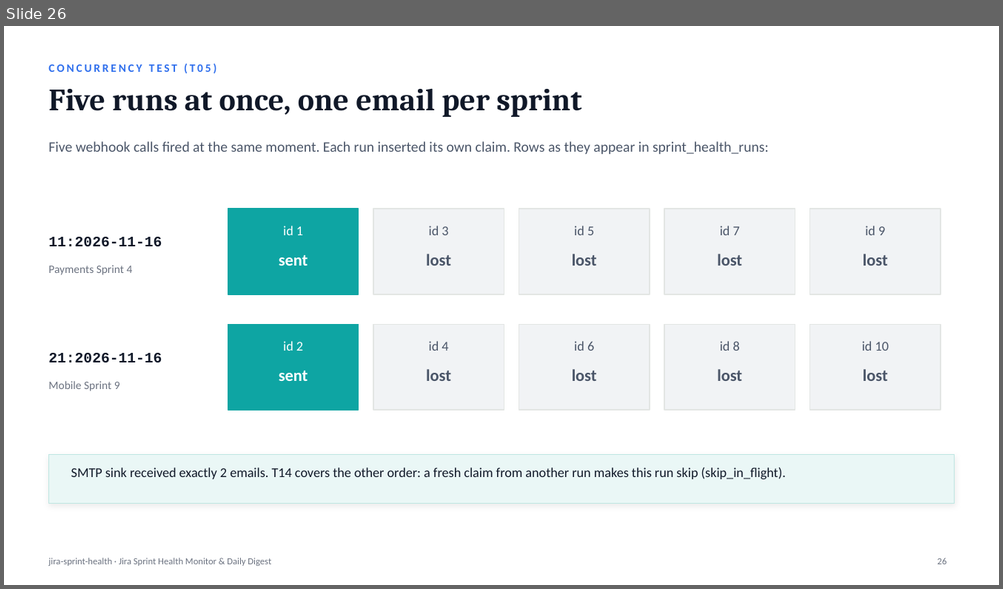
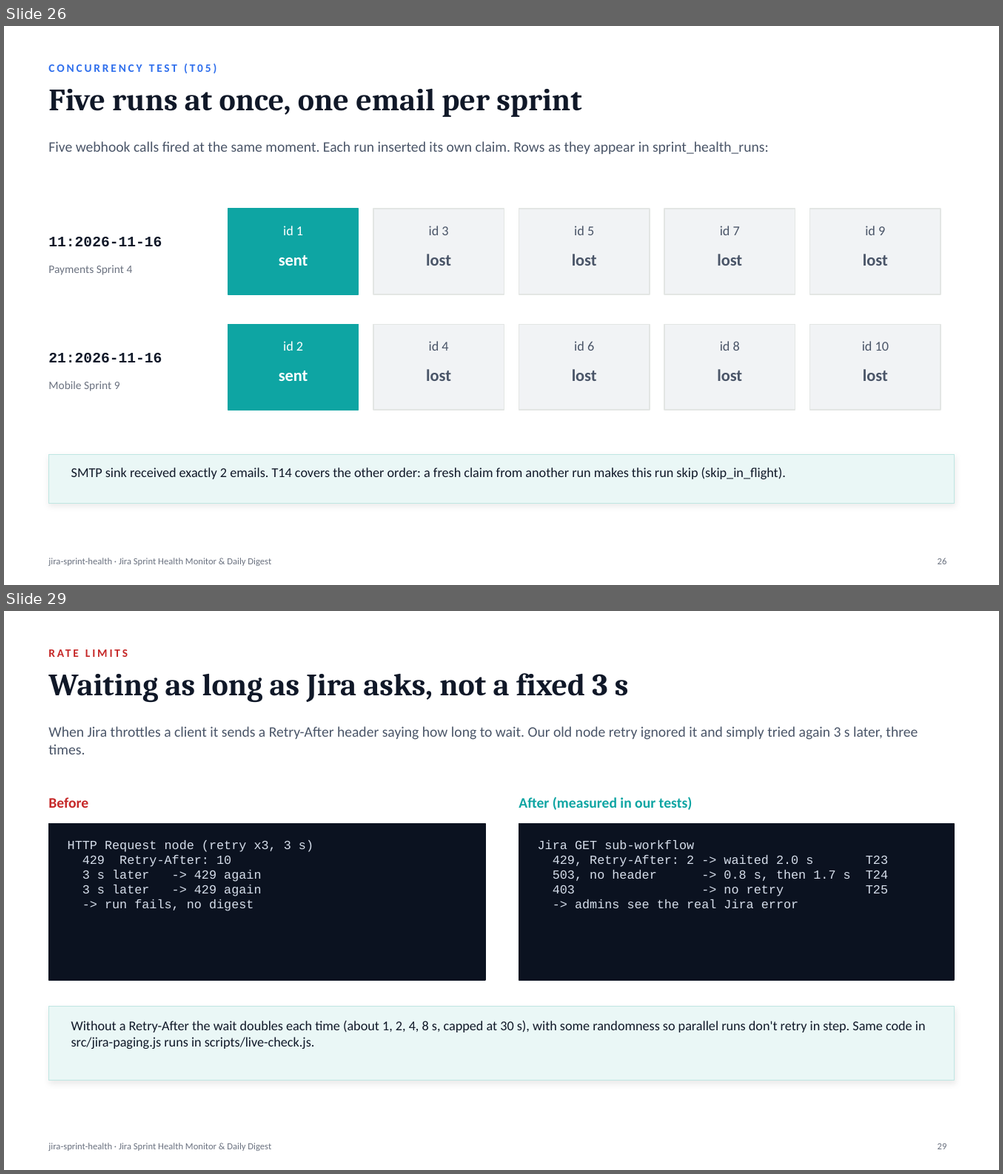
Before and after one commit to Chethan616/jira-sprint-health-n8n, a slide deck: deck/Jira-Sprint-Health-Monitor.pptx. Shown one above the other, each under a label of ours: slide 26 before the commit, slides 26 and 29 after it; the slides between them are not shown. The pictures are 1003x589 and 1003x1174 pixels, drawn with LibreOffice and Linux fonts; fonts in the diff are those of the drawing. Boxes give left, top, right and bottom in pixels: in the first picture for what was removed or moved away, otherwise in the second. Text is boxed around its words. In the diff, an @@ line names an element or a change of style, - is before the commit and + after.

Commit message:
Address review feedback: account ids, multi-board routing, config validation, story points, rate limits, timezone check
- Workload grouped by Jira accountId; shared display names shown as "Name (…1a2b)"
- Sprints listed on several boards reach every board's subscribers once (sprintBoardRouting)
- src/validate.js: required values, ranges, URL, IANA timezone, API limits; runs in the
  Config node and at build time; workflow timezone must match Config.timezone
- Story-point progress alongside issue count (progressBasis, coverage guard, trend)
- Jira GET sub-workflow (src/jira-paging.js): Retry-After / X-RateLimit-Reset, exponential
  backoff with jitter, no retry on other 4xx; Jira errors reach the admin alert
- scripts/live-check.js: read-only pre-flight against a live Jira site
- INSTRUCTIONS.md replaces jira_ins.txt; docs, sample digest and detailed deck updated
- Tests: 28/28 unit, 27/27 end-to-end (n8n 2.48.8); live run on Jira Cloud + Gmail recorded

```diff
--- a/deck/Jira-Sprint-Health-Monitor.pptx
+++ b/deck/Jira-Sprint-Health-Monitor.pptx
@@ slide 29 added at [4, 611, 999, 1170], background #FFFFFF; not listed: 1 template element that a slide beside it also shows @@
@@ text added at [48, 642, 720, 664], 11 pt, text #C62828, bold @@
+RATE LIMITS
@@ text added at [48, 673, 629, 703], 30 pt, text #101828, bold @@
+Waiting as long as Jira asks, not a fixed 3 s
@@ text added at [48, 726, 917, 755], 14 pt, text #4A5568 @@
+When Jira throttles a client it sends a Retry-After header saying how long to wait. Our old node retry ignored it and simply tried again 3 s later, three times.
@@ text added at [48, 797, 88, 808], 14 pt, text #C62828, bold @@
+Before
@@ text added at [518, 797, 692, 810], 14 pt, text #0EA5A3, bold @@
+After (measured in our tests)
@@ rectangle added at [48, 823, 485, 980], fill #0B1220, outline #0B1220 1 pt @@
@@ rectangle added at [519, 823, 954, 980], fill #0B1220, outline #0B1220 1 pt @@
@@ text added at [68, 840, 313, 911], 12 pt, text #D6DEEB @@
+HTTP Request node (retry x3, 3 s)
+429 Retry-After: 10
+3 s later -> 429 again
+3 s later -> 429 again
+-> run fails, no digest
@@ text added at [538, 840, 851, 908], 12 pt, text #D6DEEB @@
+Jira GET sub-workflow
+429, Retry-After: 2 -> waited 2.0 s T23
+503, no header -> 0.8 s, then 1.7 s T24
+403 -> no retry T25
+-> admins see the real Jira error
@@ rectangle added at [48, 1006, 954, 1081], fill #EAF7F6, outline #BFE6E2 0.75 pt @@
@@ text added at [71, 1021, 925, 1049], 13 pt, text #101828 @@
+Without a Retry-After the wait doubles each time (about 1, 2, 4, 8 s, capped at 30 s), with some randomness so parallel runs don't retry in step. Same code in src/jira-paging.js runs in scripts/live-check.js.
@@ page number added at [937, 1144, 947, 1150], 9 pt, text #6B7280 @@
+29
```
Also in this commit, not shown: 11 slides changed, 3 other slides added, 25 other files.
